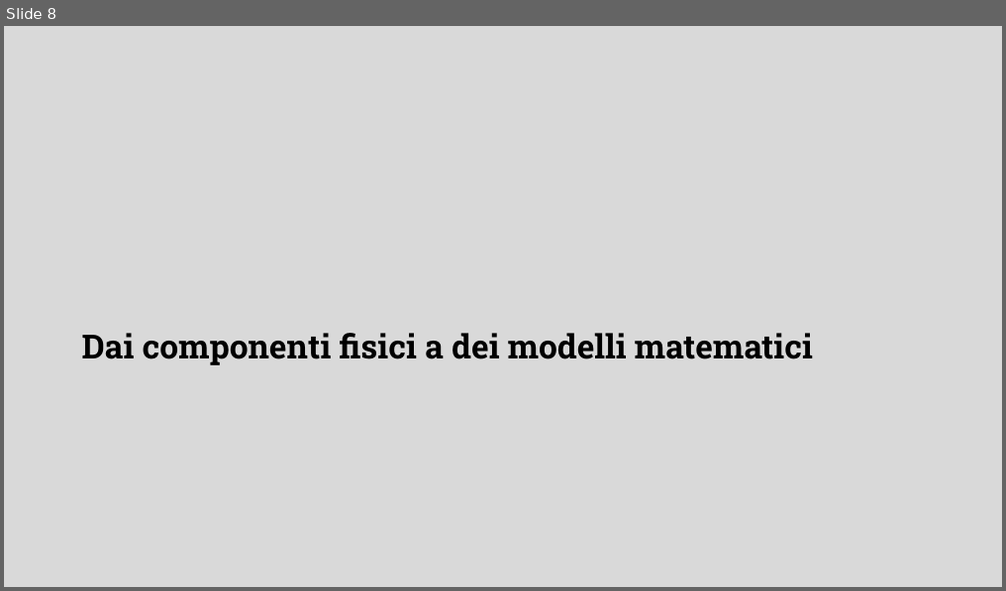
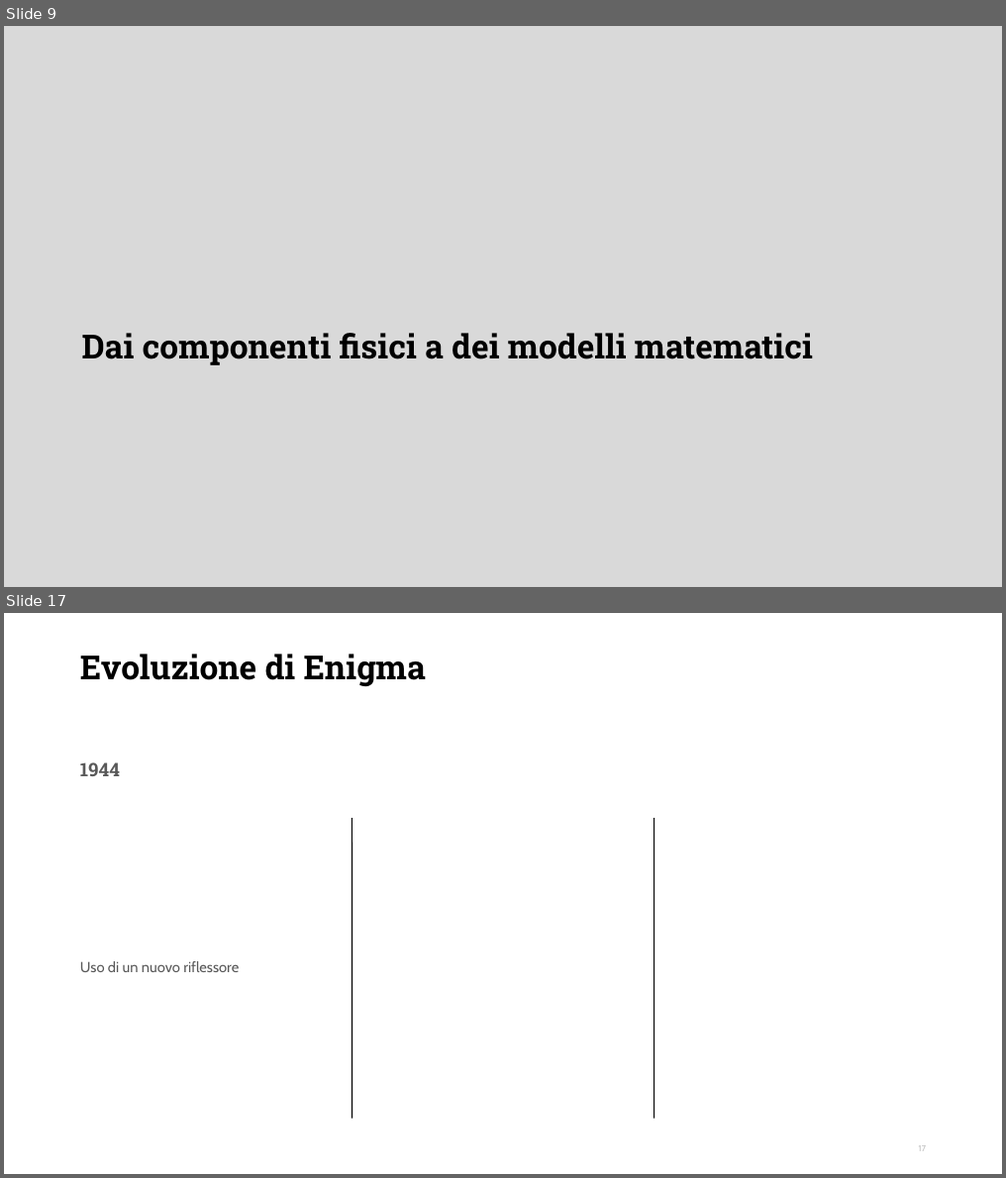
Before and after one commit to DanieleFerretti03/tesi-enigma, a slide deck: presentazione.odp. Shown one above the other, each under a label of ours: slide 8 before the commit, slides 9 and 17 after it; the slides between them are not shown. The pictures are 1006x591 and 1006x1178 pixels, drawn with LibreOffice and Linux fonts; fonts in the diff are those of the drawing; background and template pictures are left out. Boxes give left, top, right and bottom in pixels: in the first picture for what was removed or moved away, otherwise in the second. Text is boxed around its words. In the diff, an @@ line names an element or a change of style, - is before the commit and + after.

```diff
--- a/presentazione.odp
+++ b/presentazione.odp
@@ slide 17 added at bbox=[4, 613, 1002, 1174], background #FFFFFF @@
@@ title added at bbox=[80, 654, 426, 686], 32 pt, text #000000, bold @@
+Evoluzione di Enigma
@@ text added at bbox=[80, 762, 120, 776], 18 pt, text #595959, bold @@
+1944
@@ line added from (352, 818) to (352, 1118), #000000 0.99 pt @@
@@ line added from (654, 818) to (654, 1118), #000000 0.99 pt @@
@@ text added at bbox=[80, 961, 239, 972], 14 pt, text #595959 @@
+Uso di un nuovo riflessore
@@ page number added at bbox=[919, 1146, 926, 1152], 8.2 pt, text #BFBFBF @@
+17
@@ what was slide 8 is now slide 9 @@
```
Also in this commit, not shown: 1 slide changed, 12 other slides added, 9 slides removed, 2 other files.
